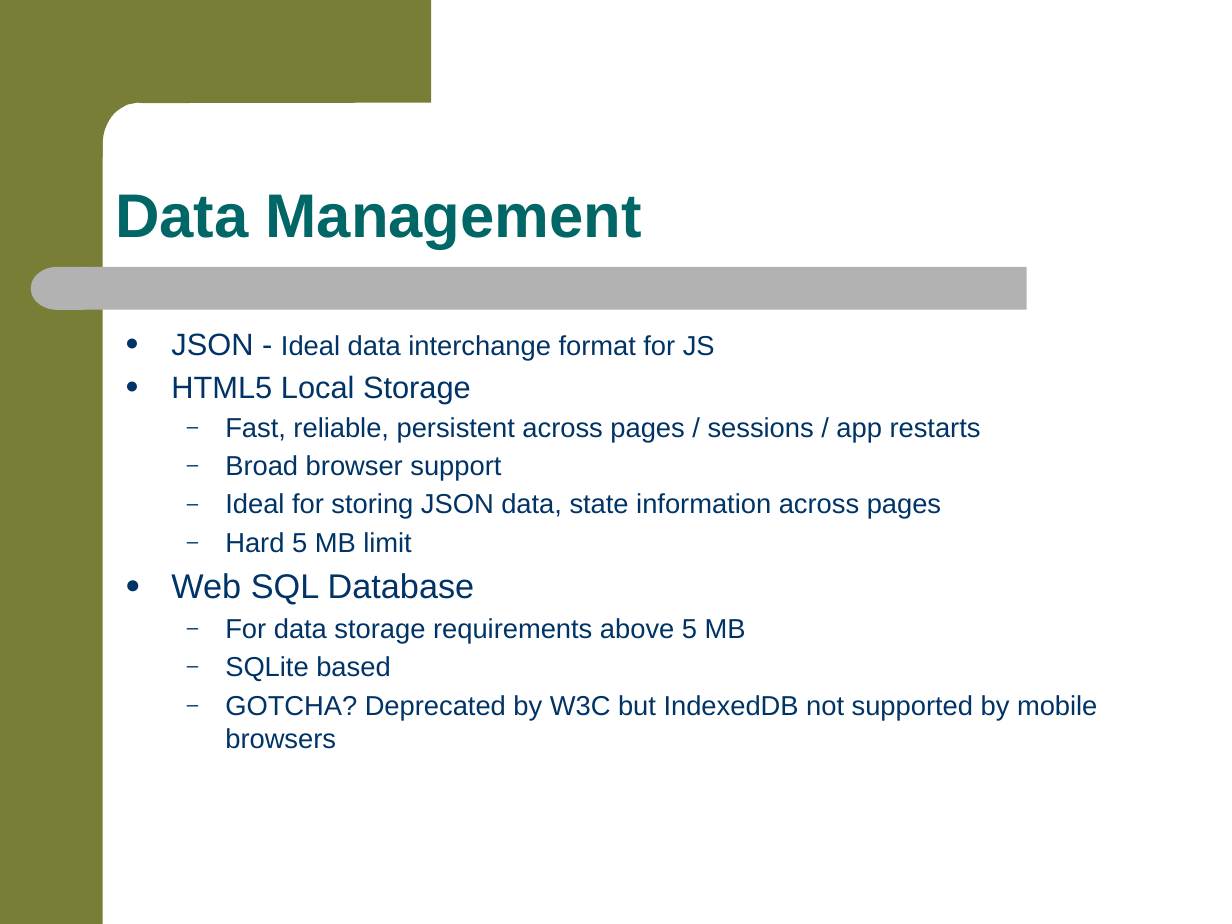
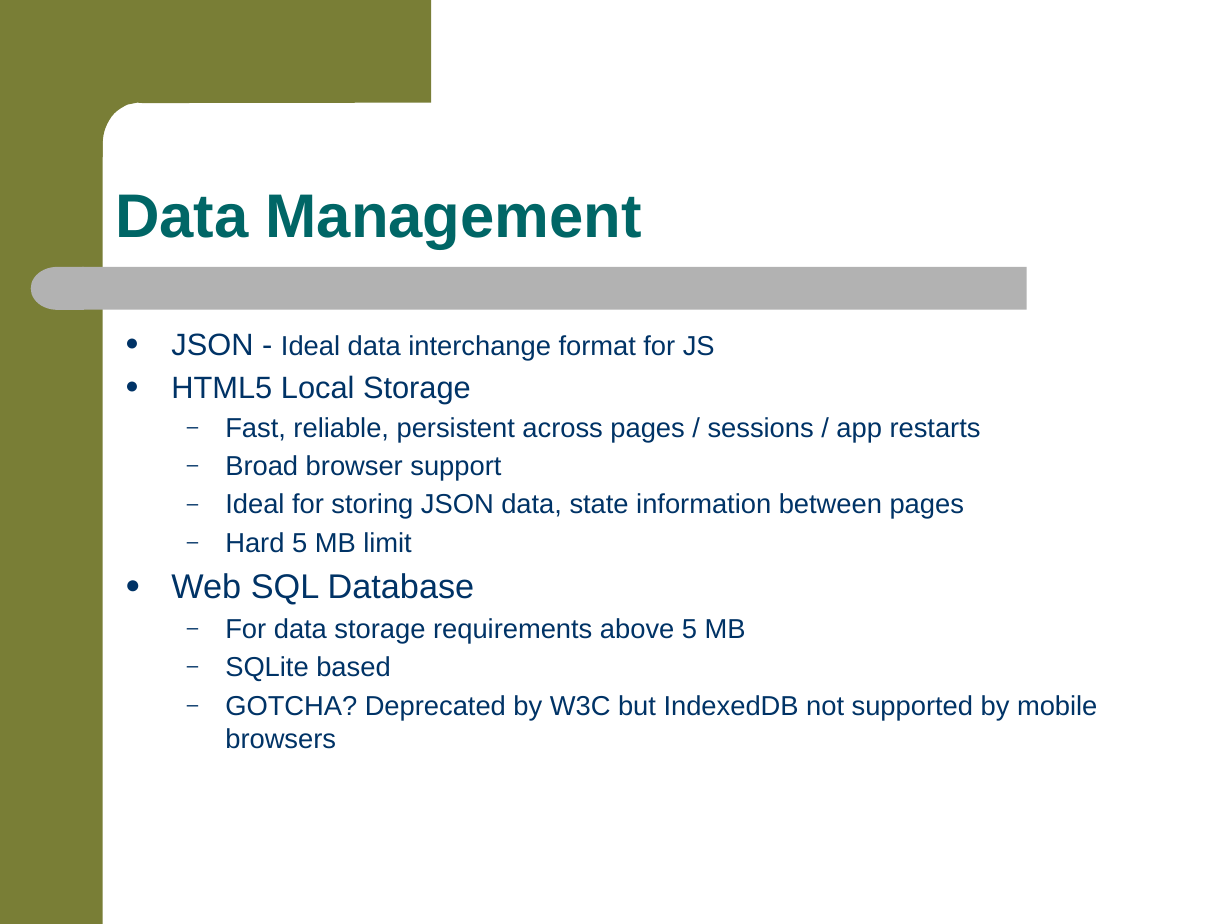
Before and after one commit to jkwuc89/RealPhonegapApp, a slide deck: slide 7 of HTML5MobileAppDevelopmentLessonsLearned.pptx. Drawn at 1232x924 pixels with LibreOffice and Linux fonts; fonts in the diff are those of the drawing; background and template pictures are left out. Boxes give left, top, right and bottom in pixels: in the first picture for what was removed or moved away, otherwise in the second. Text is boxed around its words. In the diff, an @@ line names an element or a change of style, - is before the commit and + after.

```diff
--- a/HTML5MobileAppDevelopmentLessonsLearned.pptx
+++ b/HTML5MobileAppDevelopmentLessonsLearned.pptx
@@ text at bbox=[225, 493, 964, 519]: text changed @@
-  – Ideal for storing JSON data, state information across pages
+  – Ideal for storing JSON data, state information between pages
```
Also in this commit, not shown: 2 other slides changed.
